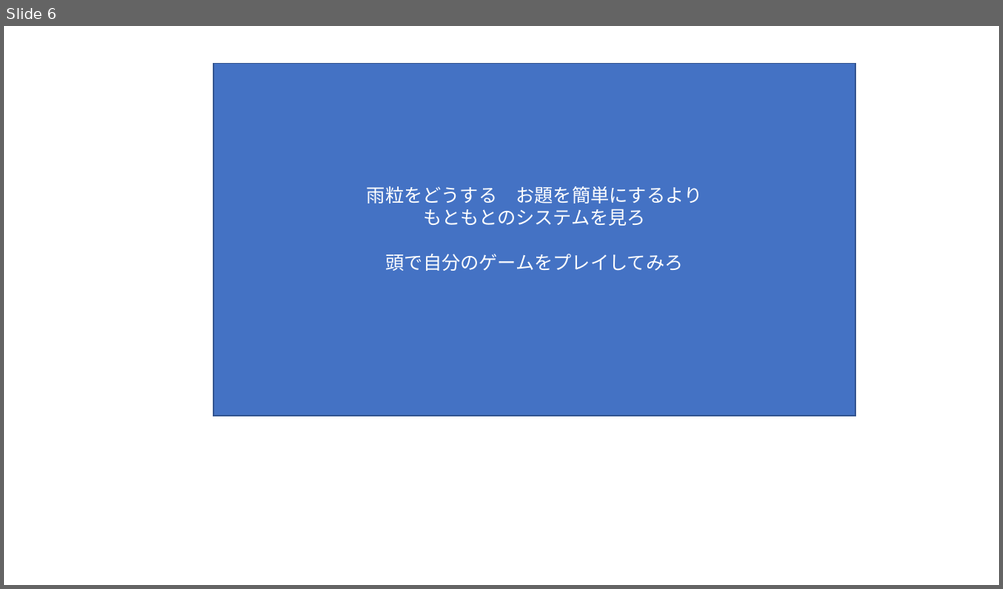
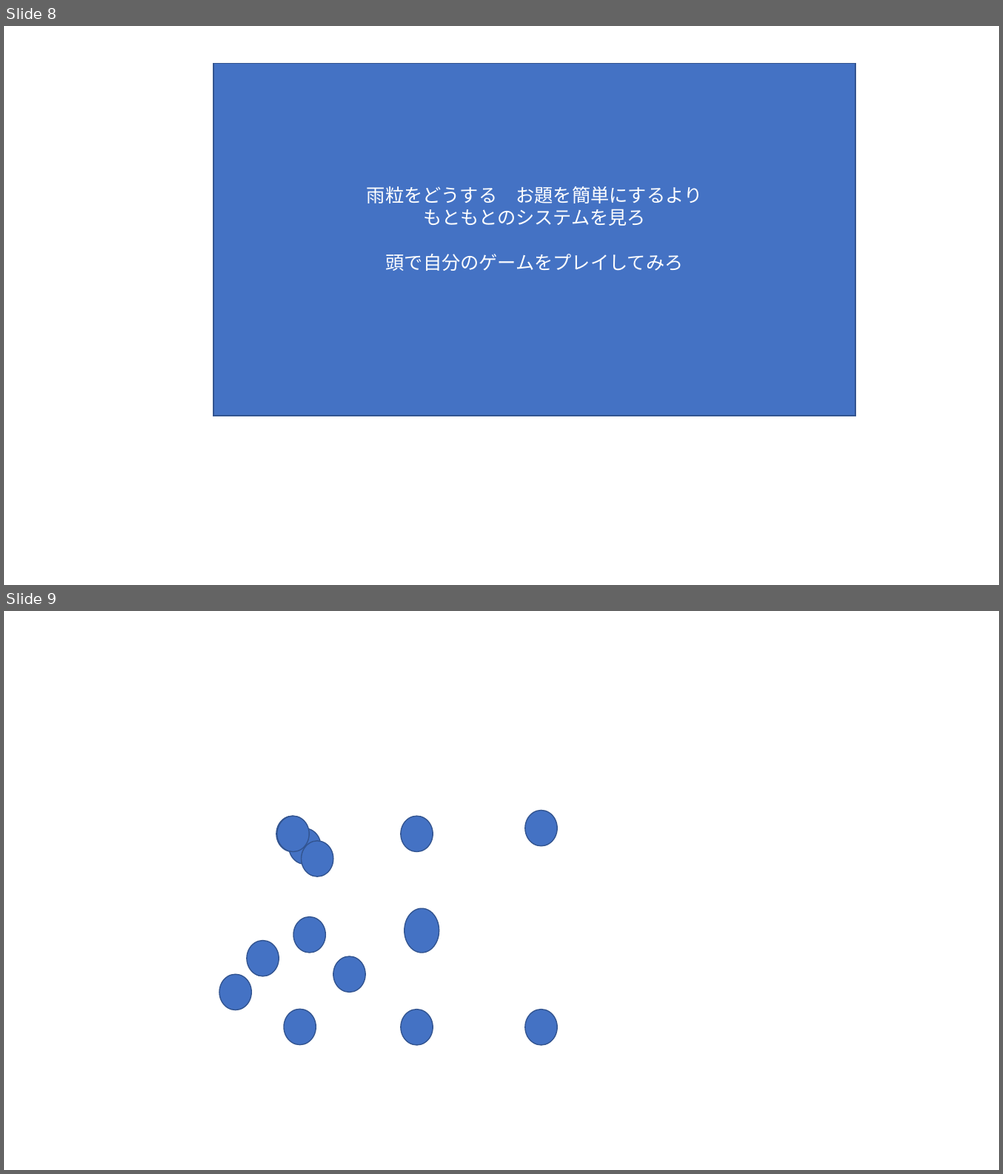
Before and after one commit to 2025Game/12Yamamoto, a slide deck: 3DLV3/Plam/ゲーム設計.pptx. Shown one above the other, each under a label of ours: slide 6 before the commit, slides 8 and 9 after it. The pictures are 1003x589 and 1003x1174 pixels, drawn with LibreOffice and Linux fonts; fonts in the diff are those of the drawing. Boxes give left, top, right and bottom in pixels: in the first picture for what was removed or moved away, otherwise in the second. Text is boxed around its words. In the diff, an @@ line names an element or a change of style, - is before the commit and + after.

```diff
--- a/3DLV3/Plam/ゲーム設計.pptx
+++ b/3DLV3/Plam/ゲーム設計.pptx
@@ slide 9 added at [4,611,999,1170], background #FFFFFF @@
@@ ellipse added at [525,810,557,846], fill #4472C4, outline #325491 1 pt @@
@@ ellipse added at [276,816,308,852], fill #4472C4, outline #325491 1 pt @@
@@ ellipse added at [277,816,309,852], fill #4472C4, outline #325491 1 pt @@
@@ ellipse added at [289,829,321,865], fill #4472C4, outline #325491 1 pt @@
@@ ellipse added at [401,816,433,852], fill #4472C4, outline #325491 1 pt @@
@@ ellipse added at [301,841,333,877], fill #4472C4, outline #325491 1 pt @@
@@ ellipse added at [293,917,326,953], fill #4472C4, outline #325491 1 pt @@
@@ ellipse added at [404,908,440,953], fill #4472C4, outline #325491 1 pt @@
@@ ellipse added at [247,941,279,977], fill #4472C4, outline #325491 1 pt @@
@@ ellipse added at [333,957,365,992], fill #4472C4, outline #325491 1 pt @@
@@ ellipse added at [219,974,252,1010], fill #4472C4, outline #325491 1 pt @@
@@ ellipse added at [284,1009,316,1045], fill #4472C4, outline #325491 1 pt @@
@@ ellipse added at [401,1009,433,1045], fill #4472C4, outline #325491 1 pt @@
@@ ellipse added at [525,1009,557,1045], fill #4472C4, outline #325491 1 pt @@
@@ what was slide 6 is now slide 8 @@
```
Also in this commit, not shown: 1 slide changed, 2 other slides added, 2 slides removed, 1 other file.
